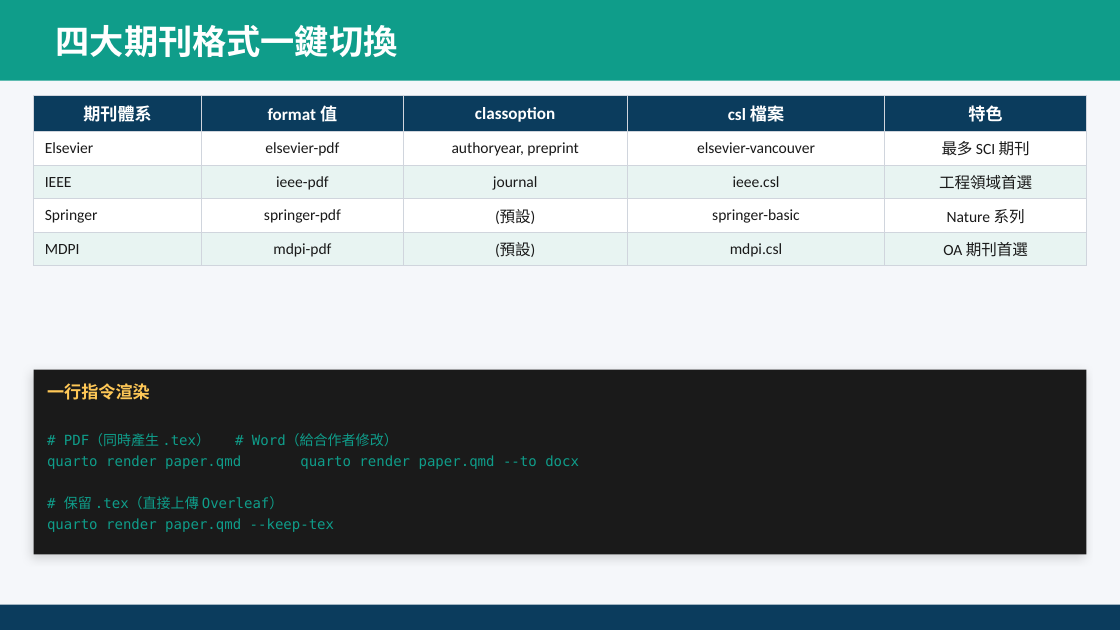
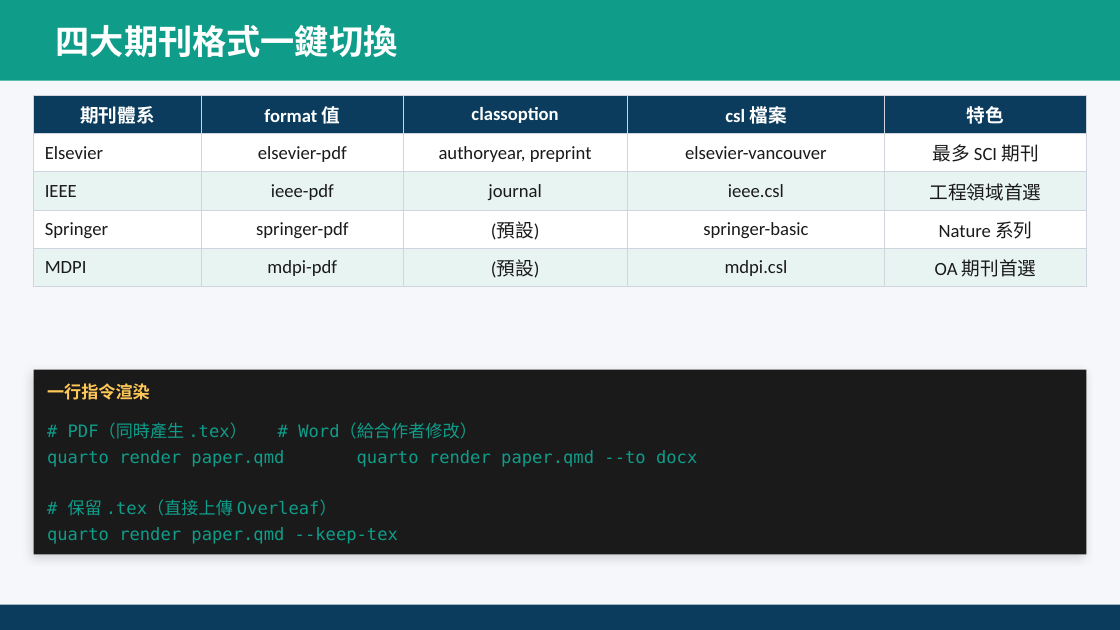
Before and after one commit to ai-cooperation/paperlab, a slide deck: slide 14 of dist/Day2_Full_AI研究進階.pptx. Drawn at 1120x630 pixels with LibreOffice and Linux fonts; fonts in the diff are those of the drawing. Boxes give left, top, right and bottom in pixels: in the first picture for what was removed or moved away, otherwise in the second. Text is boxed around its words. In the diff, an @@ line names an element or a change of style, - is before the commit and + after.

```diff
--- a/dist/Day2_Full_AI研究進階.pptx
+++ b/dist/Day2_Full_AI研究進階.pptx
@@ table at <box>34,95,1086,282</box> @@
@@ size 11 to 12 pt in "期刊體系", "format 值", "classoption", "csl 檔案" and 1 more places @@
@@ size 10 to 12 pt in "Elsevier", "elsevier-pdf", "authoryear, preprint", "elsevier-vancouver" and 16 more places @@
@@ text "# PDF（同時產生 .tex） # Word（給合作者修改）" at <box>47,424,697,544</box>: size 9 to 11 pt @@
```
Also in this commit, not shown: 55 other slides changed, 14 slides added, 15 other files.
